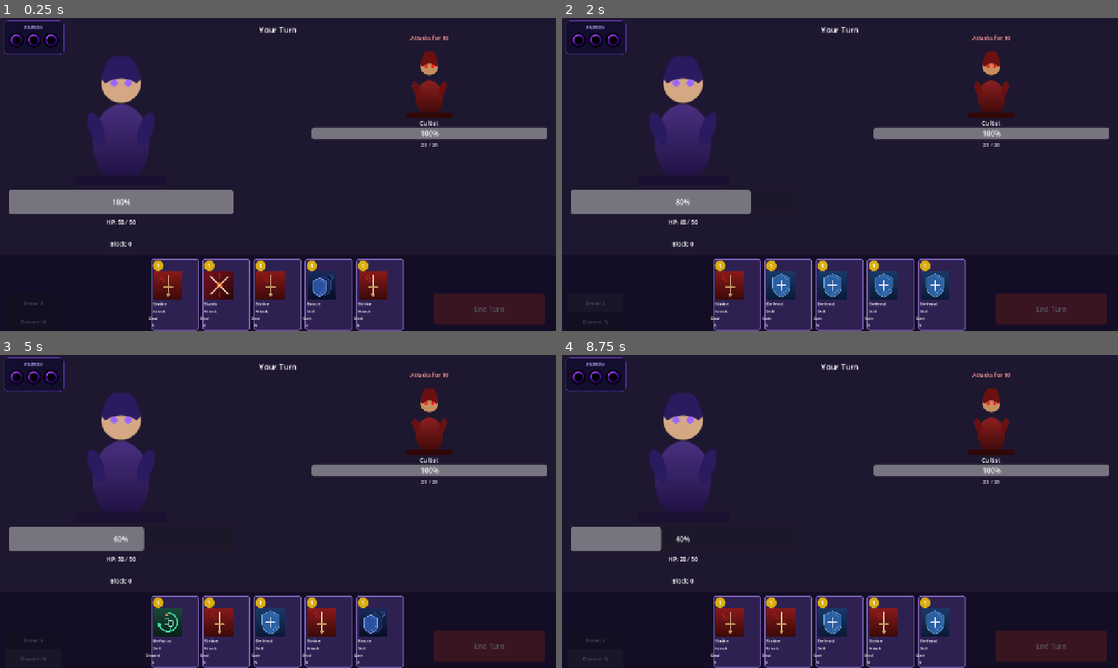
Above: before the commit, frames 1-4 (two rows, left to right).
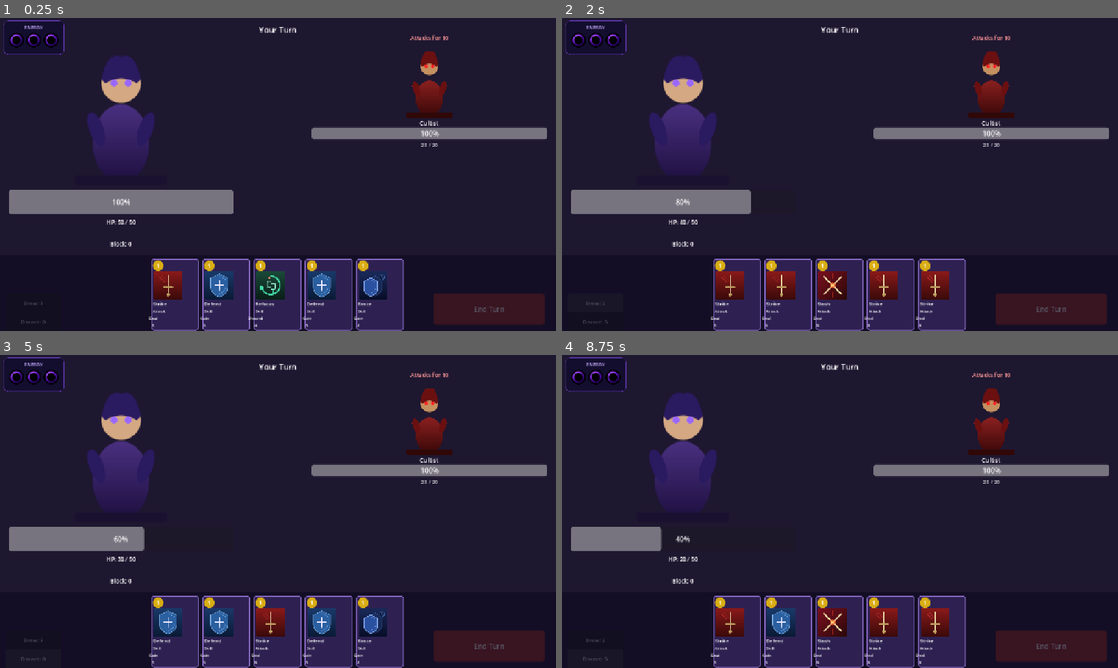
Above: after the commit, the same moments.

Repository: maartenbjzwaan-spec/roguelike-card-game
Game: Godot game, scene res://scenes/combat/CombatScene.tscn
The game is run twice, just before and just after one commit, with the same random seed, the same clock (stepped at 60 frames per second) and the same inputs.
Inputs:
- Up to frame 1 (0.25 s): no input
- Up to frame 2 (2 s): click "End Turn" at 0.5 s; click "Draw: 7" at 1.25 s
- Up to frame 3 (5 s): click "Draw: 2" at 2 s; click "Discard: 5" at 2.75 s; click "End Turn" at 3.5 s; click "Discard: 10" at 4.25 s
- Up to frame 4 (8.75 s): click "Discard: 0" at 5 s; click "Draw: 7" at 5.75 s; click "Discard: 0" at 6.5 s; click "End Turn" at 7.25 s; click "Discard: 5" at 8 s

The runs differ from the first frame. In frame 1, 1.7% of the frame differs, in the area x 36-70%, y 80-99%; in frame 2, 2.0%; in frame 3, 2.0%, in the area x 26-61%, y 80-99%; in frame 4, 1.5%.
Error in both runs: Invalid assignment of property or key 'text' with value of type 'String' on a base object of type 'null instance'. (res://scripts/combat/CombatManager.gd:200)

Commit message:
Add seed-based randomness with separate streams per subsystem
Introduce SeededRandom autoload that manages a master run seed and
independent RandomNumberGenerator streams for card draws, combat
rewards, items, enemy attacks, and map generation. Each stream derives
its own seed so activity in one system never affects another.

Replace Godot's global randi()/shuffle() calls in DeckManager with
SeededRandom's CARD_DRAWS stream, making card draw order fully
reproducible from a given seed.

https://claude.ai/code/session_01MoBLhLQ2zFyLNvR18pSoja

Diff:
--- a/project.godot
+++ b/project.godot
@@ -25,6 +25,7 @@
 [autoload]
 
 GameData="*res://scripts/autoload/GameData.gd"
+SeededRandom="*res://scripts/autoload/SeededRandom.gd"
 
 [display]
 
--- /dev/null
+++ b/scripts/autoload/SeededRandom.gd
@@ -0,0 +1,58 @@
+extends Node
+
+## Manages seed-based randomness with separate streams for each game subsystem.
+## Each stream uses its own RandomNumberGenerator so that activity in one system
+## (e.g. card draws) does not affect the sequence of another (e.g. map generation).
+
+enum Stream {
+	CARD_DRAWS,
+	COMBAT_REWARDS,
+	ITEMS,
+	ENEMY_ATTACKS,
+	MAP_GENERATION,
+}
+
+var run_seed: int = 0
+
+var _rngs: Dictionary = {}
+
+func _ready() -> void:
+	new_run()
+
+## Starts a new run with the given seed. Pass -1 (default) to generate a random seed.
+func new_run(seed_value: int = -1) -> void:
+	if seed_value < 0:
+		var base_rng := RandomNumberGenerator.new()
+		base_rng.randomize()
+		run_seed = base_rng.randi()
+	else:
+		run_seed = seed_value
+	_init_streams()
+
+## Initialises every stream RNG from the run seed. Each stream gets a unique
+## derived seed so that their sequences are independent.
+func _init_streams() -> void:
+	_rngs.clear()
+	for stream_id: int in Stream.values():
+		var rng := RandomNumberGenerator.new()
+		# Derive a per-stream seed by combining the run seed with the stream id.
+		rng.seed = run_seed + stream_id * 7919  # 7919 is an arbitrary prime offset
+		_rngs[stream_id] = rng
+
+## Returns the RandomNumberGenerator for a given stream.
+func get_rng(stream: Stream) -> RandomNumberGenerator:
+	return _rngs[stream] as RandomNumberGenerator
+
+## Convenience: return a random integer in [0, max_exclusive) for a stream.
+func randi_range_stream(stream: Stream, max_exclusive: int) -> int:
+	var rng: RandomNumberGenerator = _rngs[stream]
+	return rng.randi() % max_exclusive
+
+## Convenience: Fisher-Yates shuffle an array in-place using a specific stream.
+func shuffle_array(stream: Stream, array: Array) -> void:
+	var rng: RandomNumberGenerator = _rngs[stream]
+	for i: int in range(array.size() - 1, 0, -1):
+		var j: int = rng.randi() % (i + 1)
+		var tmp: Variant = array[i]
+		array[i] = array[j]
+		array[j] = tmp
--- a/scripts/combat/DeckManager.gd
+++ b/scripts/combat/DeckManager.gd
@@ -14,7 +14,7 @@
 
 func initialize(deck: Array[String]) -> void:
 	draw_pile = deck.duplicate()
-	draw_pile.shuffle()
+	SeededRandom.shuffle_array(SeededRandom.Stream.CARD_DRAWS, draw_pile)
 	hand.clear()
 	discard_pile.clear()
 
@@ -43,7 +43,7 @@
 func discard_random_from_hand() -> void:
 	if hand.is_empty():
 		return
-	var idx: int = randi() % hand.size()
+	var idx: int = SeededRandom.randi_range_stream(SeededRandom.Stream.CARD_DRAWS, hand.size())
 	var card_id: String = hand[idx]
 	hand.remove_at(idx)
 	discard_pile.append(card_id)
@@ -59,7 +59,7 @@
 
 func _shuffle_discard_into_draw() -> void:
 	draw_pile = discard_pile.duplicate()
-	draw_pile.shuffle()
+	SeededRandom.shuffle_array(SeededRandom.Stream.CARD_DRAWS, draw_pile)
 	discard_pile.clear()
 	draw_pile_count_changed.emit(draw_pile.size())
 	discard_pile_count_changed.emit(0)
